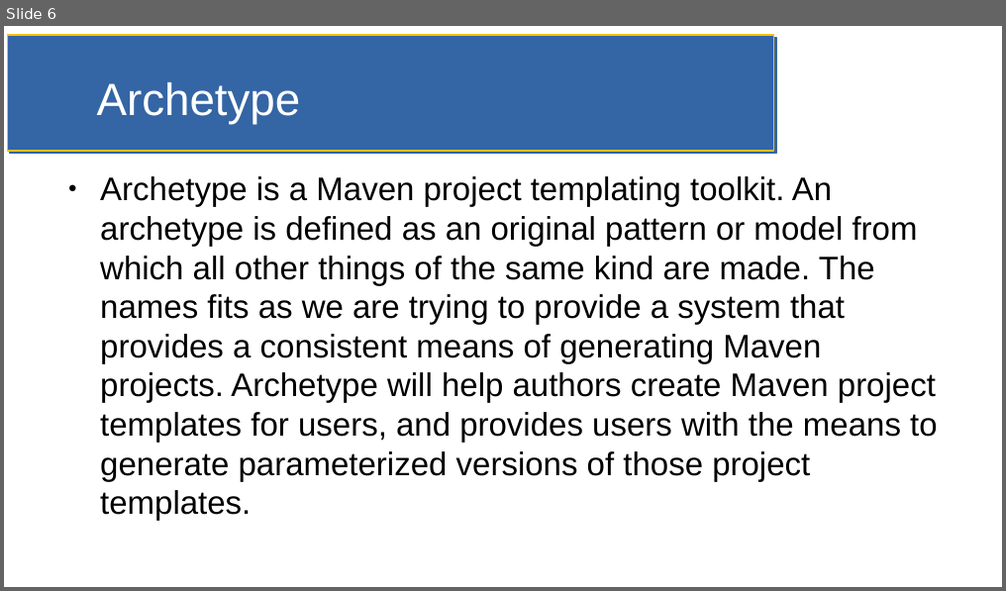
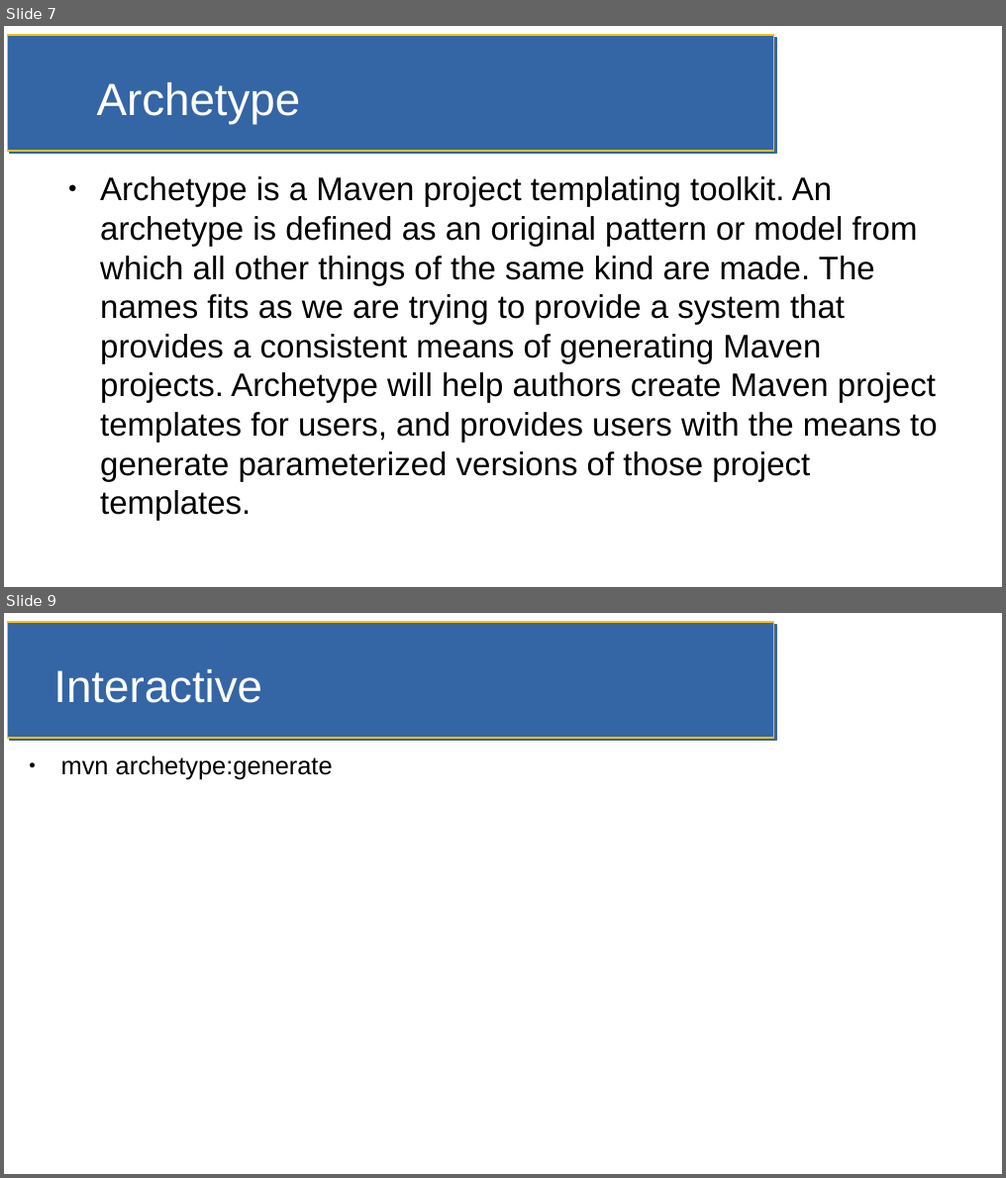
Before and after one commit to jfdoyle3/maven_class, a slide deck: slides/maven.odp. Shown one above the other, each under a label of ours: slide 6 before the commit, slides 7 and 9 after it; the slides between them are not shown. The pictures are 1006x591 and 1006x1178 pixels, drawn with LibreOffice and Linux fonts; fonts in the diff are those of the drawing. Boxes give left, top, right and bottom in pixels: in the first picture for what was removed or moved away, otherwise in the second. Text is boxed around its words. In the diff, an @@ line names an element or a change of style, - is before the commit and + after.

```diff
--- a/slides/maven.odp
+++ b/slides/maven.odp
@@ slide 9 added at [4, 613, 1002, 1174], background #FFFFFF; not listed: 1 template element that a slide beside it also shows @@
@@ title added at [54, 669, 262, 703], 36 pt, text #FFFFFF @@
+Interactive
@@ text added at [61, 756, 333, 779], 20 pt, text #000000 @@
+● mvn archetype:generate
@@ what was slide 6 is now slide 7 @@
```
Also in this commit, not shown: 3 slides changed, 1 other slide added, 1 slide removed, 1 other file.
